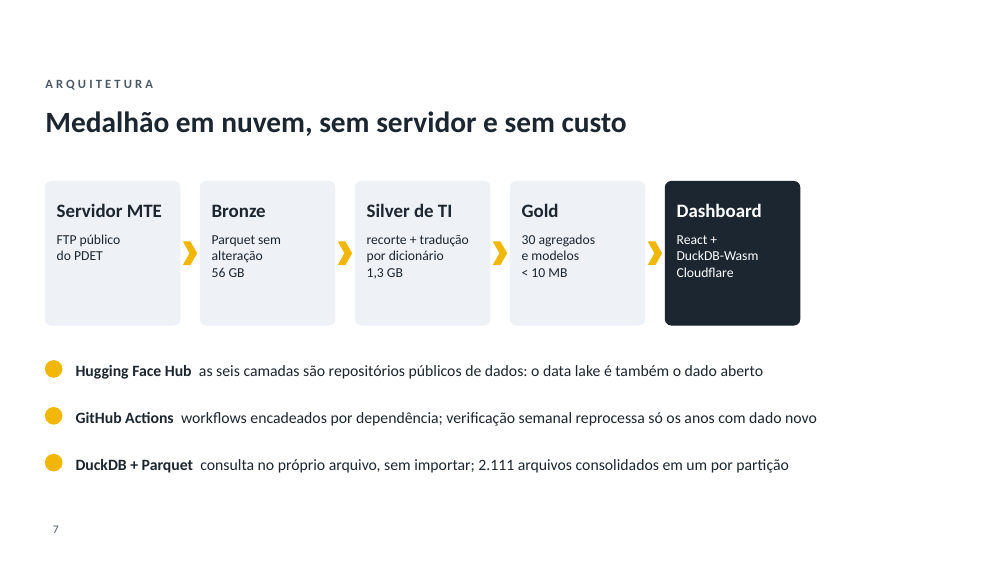
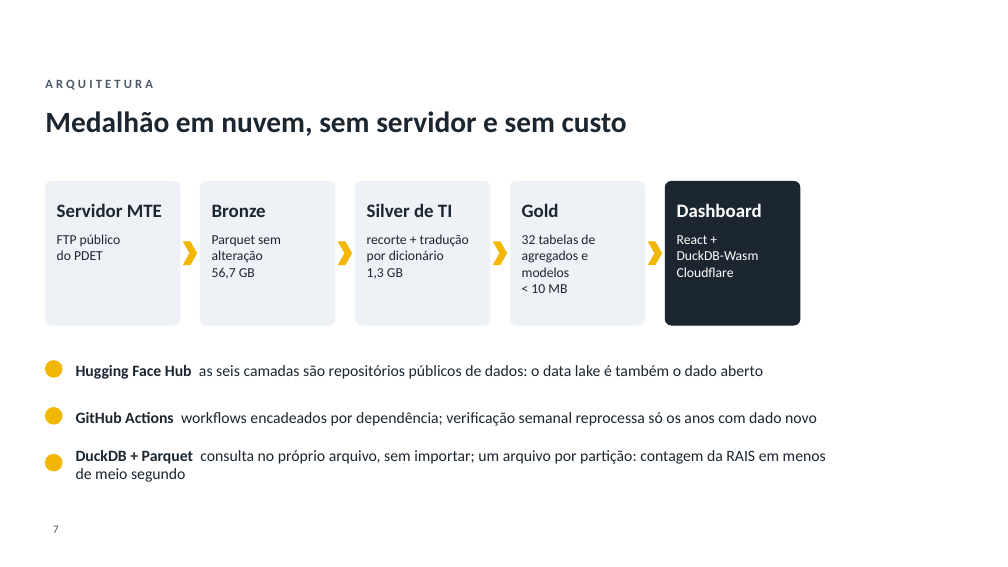
Before and after one commit to GianSE/mercadotech, a slide deck: slide 7 of apresentacao/apresentacao-tcc2.pptx. Drawn at 1008x567 pixels with LibreOffice and Linux fonts; fonts in the diff are those of the drawing; background and template pictures are left out. Boxes give left, top, right and bottom in pixels: in the first picture for what was removed or moved away, otherwise in the second. Text is boxed around its words. In the diff, an @@ line names an element or a change of style, - is before the commit and + after.

```diff
--- a/apresentacao/apresentacao-tcc2.pptx
+++ b/apresentacao/apresentacao-tcc2.pptx
@@ text at [522,234,595,277]: text changed @@
-30 agregados
-e modelos
+32 tabelas de
+agregados e modelos
@@ text at [212,268,255,279]: text changed @@
-56 GB
+56,7 GB
@@ text at [76,450,826,482]: text changed @@
-DuckDB + Parquet consulta no próprio arquivo, sem importar; 2.111 arquivos consolidados em um por partição
+DuckDB + Parquet consulta no próprio arquivo, sem importar; um arquivo por partição: contagem da RAIS em menos de meio segundo
```
Also in this commit, not shown: 12 other slides changed, 1 other file.
